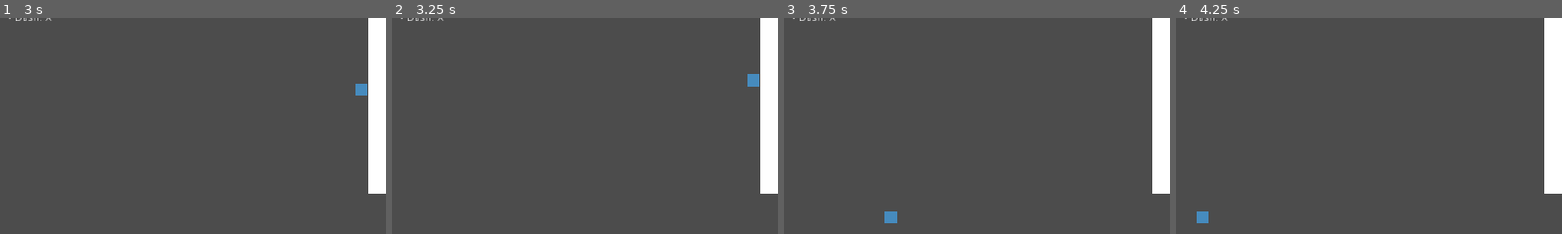
Above: before the commit, frames 1-4 (left to right).
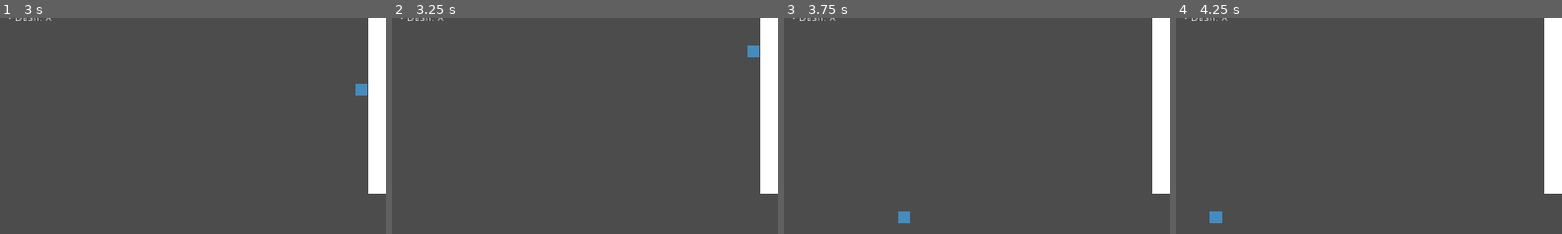
Above: after the commit, the same moments.

Repository: OsakiTsukiko/Platformer2D
Game: Godot game, scene res://Level.tscn
Two runs of this game, one before a commit and one after it. Both use one fixed random seed, a clock stepped at 60 frames per second and the inputs below.
Inputs:
- Up to frame 1 (3 s): tap Enter at 0.5 s; hold Right (right) 0.53-1.28 s; tap X (dash) at 0.6, 1.55, 2.1, 2.85 s; tap C (jump) at 0.77, 0.8, 1.07, 1.35, 1.52, 1.82, 2.3 s; hold Down (down) 1.28-2.03 s; hold Right (right) 2.03-2.78 s; hold Up (up) from 2.78 s (still down)
- Up to frame 2 (3.25 s): keep holding Up (up); tap C (jump) at 3.02 s
- Up to frame 3 (3.75 s): tap C (jump) at 3.32, 3.6 s; tap R (restart) at 3.5 s; release Up (up) at 3.53 s; hold Left (left) from 3.53 s (still down)
- Up to frame 4 (4.25 s): keep holding Left (left); tap C (jump) at 3.77, 4.07 s
The pictures show only the part of the screen within x 1-51%, y 27-77%; the shares and areas given below are measured in that part.

Frame 1 is identical in both runs. In frame 2, 0.3% of the frame differs, in the area x 92-96%, y 12-32%; in frame 3, 0.3%; in frame 4, 0.3%.

Commit message:
Added light jump
Just a simple version following the established coding style. Just a copy & paste of the jumping code above it with left/right/x-axis references removed.

I haven't played Celeste myself but this seems to be the desired result.

Diff:
--- a/Player.gd
+++ b/Player.gd
@@ -156,6 +156,26 @@
 		velocity.y = -1 * WALL_JUMP_SPEED.y * delta
 		velocity.x = -1 * WALL_JUMP_SPEED.x * delta
 		is_jumping = true
+# Light jump.
+	if (
+		left_rc.is_colliding() &&
+		Input.is_action_just_pressed("jump") &&
+		!touching_ground &&
+		!is_dashing
+	):
+		async_wall_jump_time()
+		velocity.y = -1 * WALL_JUMP_SPEED.y * delta
+		is_jumping = true
+
+	if (
+		right_rc.is_colliding() &&
+		Input.is_action_just_pressed("jump") &&
+		!touching_ground &&
+		!is_dashing
+	):
+		async_wall_jump_time()
+		velocity.y = -1 * WALL_JUMP_SPEED.y * delta
+		is_jumping = true
 
 	if (is_coyote && !is_jumping && !is_dashing):
 		if (Input.is_action_just_pressed("jump")):
